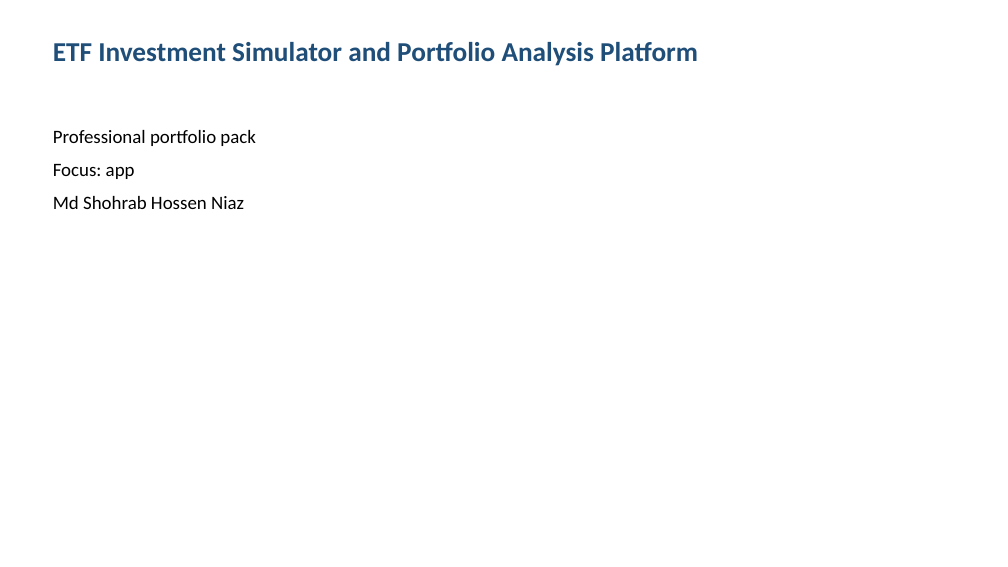
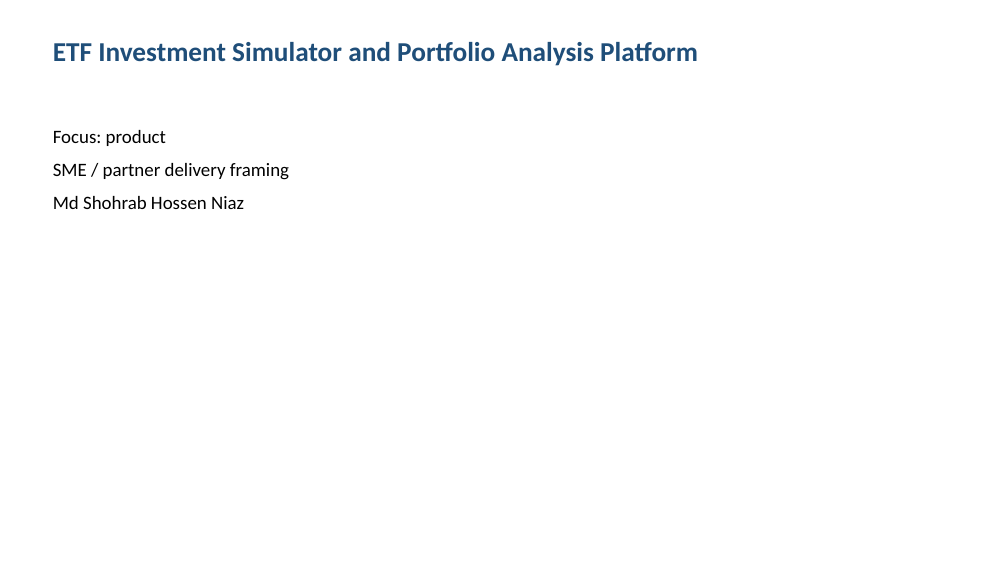
Before and after one commit to shohrabniaz/etf-portfolio-simulator, a slide deck: slide 1 of Final_Submission/02_Presentation.pptx. Drawn at 1008x567 pixels with LibreOffice and Linux fonts; fonts in the diff are those of the drawing. Boxes give left, top, right and bottom in pixels: in the first picture for what was removed or moved away, otherwise in the second. Text is boxed around its words. In the diff, an @@ line names an element or a change of style, - is before the commit and + after.

Commit message:
Polish portfolio pack for professional showcase readiness.

```diff
--- a/Final_Submission/02_Presentation.pptx
+++ b/Final_Submission/02_Presentation.pptx
@@ text at (53,130,289,180): text changed @@
-Professional portfolio pack
-Focus: app
+Focus: product
+SME / partner delivery framing
```
Also in this commit, not shown: 2 other slides changed, 1 slide added, 1 slide removed, 12 other files.
